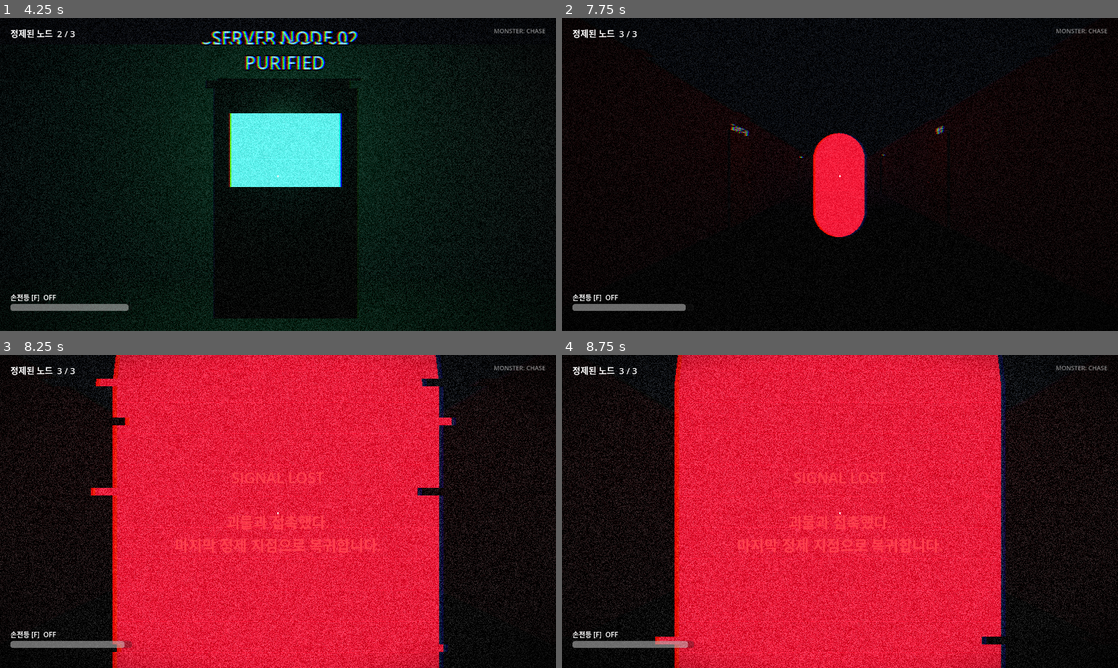
Above: before the commit, frames 1-4 (two rows, left to right).
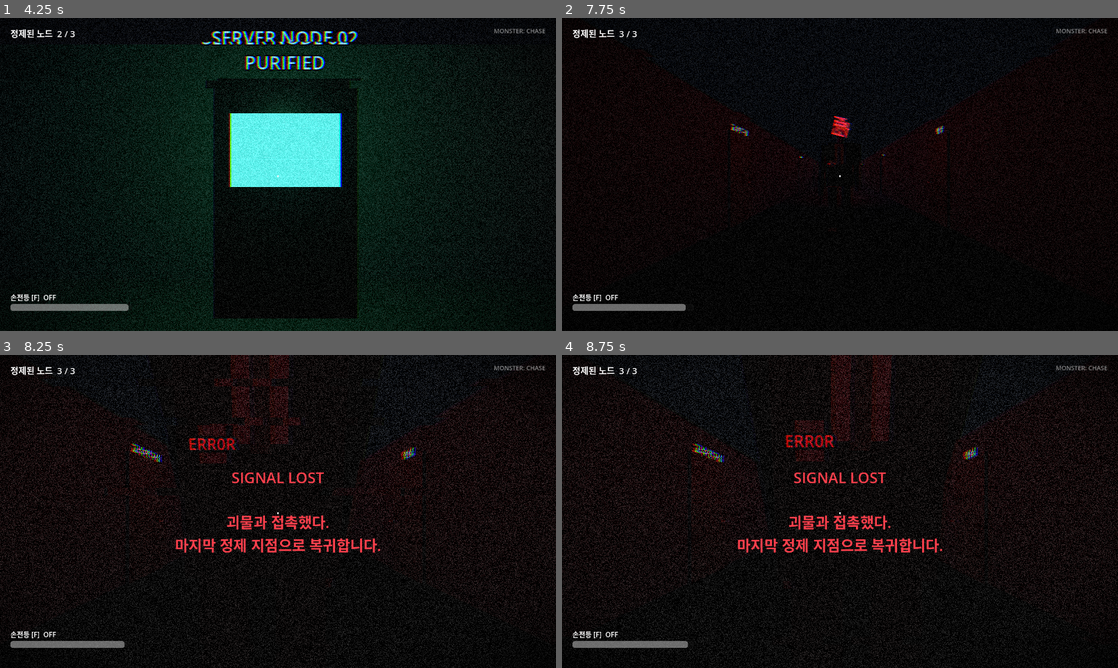
Above: after the commit, the same moments.

Repository: jhyeun1020/opensource-team6-datanoise
Game: Godot game, scene res://scenes/smoke_test.tscn
The game is run twice, just before and just after one commit, with the same random seed, the same clock (stepped at 60 frames per second) and the same inputs. This scene is started directly instead of the project's main scene.
Inputs (mouse positions are in pixels of both pictures, inside the frame that each line leads up to):
- Up to frame 1 (4.25 s): move the mouse to (272, 180) at 0.52 s; hold 0 (bit_0) 0.53-1.28 s; hold W (move_forward) 0.53-2.78 s; move the mouse to (316, 177) at 1.27 s; tap 1 (bit_1) at 1.35 s; move the mouse to (233, 171) at 2.02 s; hold F (flashlight) 2.03-2.78 s; move the mouse to (305, 174) at 2.77 s; hold A (move_left) 2.78-3.53 s; tap E (interact) at 2.85 s; click (305, 174) at 2.92 s; move the mouse to (194, 96) at 3.52 s; hold S (move_back) from 3.53 s (still down); hold Shift (sprint) from 3.53 s (still down)
- Up to frame 2 (7.75 s): move the mouse to (867, 174) at 4.27 s; release S (move_back) at 4.28 s; release Shift (sprint) at 4.28 s; hold W (move_forward) 4.28-5.78 s; tap 0 (bit_0) at 4.35 s; tap Enter at 5 s; move the mouse to (728, 190) at 5.02 s; hold 1 (bit_1) 5.03-5.78 s; click (728, 190) at 5.17 s; tap R (restart) at 5.75, 7.25 s; move the mouse to (851, 168) at 5.77 s; hold D (move_right) 5.78-6.53 s; tap F (flashlight) at 5.85 s; move the mouse to (834, 180) at 6.52 s; hold E (interact) 6.53-7.28 s; hold W (move_forward) from 6.53 s (still down); move the mouse to (878, 177) at 7.27 s; tap Shift (sprint) at 7.35 s
- Up to frame 3 (8.25 s): keep holding W (move_forward); move the mouse to (233, 508) at 8.02 s; hold 0 (bit_0) from 8.03 s (still down)
- Up to frame 4 (8.75 s): keep holding W (move_forward); keep holding 0 (bit_0)

Frame 1 is identical in both runs. In frame 2, 3.1% of the frame differs, in the area x 45-55%, y 31-70%; in frame 3, 59%; in frame 4, 59%, in the area x 16-80%, y 0-100%.

Commit message:
괴물 모습을 글리치 교수 모델로 교체
- monster_model.gd: 정장 차림의 마른 실루엣(긴 팔, 꺾인 고개, ERR0R 출입증)을 기본 도형으로 생성. 특정 인물을 본뜨지 않은 원본 디자인, 외부 에셋 없음
- glitch_face.gdshader: 얼굴 자리를 깨진 화면 노이즈로 채우고 가로 띠로 찢어지게 함
- 상태 색은 얼굴 노이즈 색으로 표시. CHASE는 팔을 앞으로 뻗고, FROZEN은 자세가 굳고 더 심하게 찢어짐
- 걷기 동작(다리·팔 흔들기)과 글리치 순간 흔들림
- 스모크 테스트 3회 연속 71항목 PASS

Co-Authored-By: Claude Opus 5.5 <noreply@anthropic.com>

Diff:
--- a/scenes/monster.tscn
+++ b/scenes/monster.tscn
@@ -1,20 +1,11 @@
-[gd_scene load_steps=5 format=3]
+[gd_scene load_steps=4 format=3]
 
 [ext_resource type="Script" path="res://scripts/monster.gd" id="1_monster"]
+[ext_resource type="Script" path="res://scripts/monster_model.gd" id="2_model"]
 
 [sub_resource type="CapsuleShape3D" id="CapsuleShape3D_body"]
 radius = 0.5
 height = 2.0
-
-[sub_resource type="CapsuleMesh" id="CapsuleMesh_body"]
-radius = 0.5
-height = 2.0
-
-[sub_resource type="StandardMaterial3D" id="StandardMaterial3D_body"]
-albedo_color = Color(0.05, 0.05, 0.06, 1)
-emission_enabled = true
-emission = Color(0.9, 0.1, 0.2, 1)
-emission_energy_multiplier = 1.5
 
 [node name="Monster" type="CharacterBody3D"]
 script = ExtResource("1_monster")
@@ -23,10 +14,8 @@
 transform = Transform3D(1, 0, 0, 0, 1, 0, 0, 0, 1, 0, 1, 0)
 shape = SubResource("CapsuleShape3D_body")
 
-[node name="MeshInstance3D" type="MeshInstance3D" parent="."]
-transform = Transform3D(1, 0, 0, 0, 1, 0, 0, 0, 1, 0, 1, 0)
-mesh = SubResource("CapsuleMesh_body")
-surface_material_override/0 = SubResource("StandardMaterial3D_body")
+[node name="Model" type="Node3D" parent="."]
+script = ExtResource("2_model")
 
 [node name="NavigationAgent3D" type="NavigationAgent3D" parent="."]
 path_desired_distance = 0.6
--- a/scripts/monster.gd
+++ b/scripts/monster.gd
@@ -1,5 +1,5 @@
 extends CharacterBody3D
-## 글리치 괴물 (담당 B)
+## 글리치 괴물 (담당 B). 모습은 글리치 교수 모델(monster_model.gd)
 ##
 ## 기획안 규칙(4p, 7p):
 ##   - 터미널 정제 중 발생한 소음을 듣고 일정 거리까지 접근한다.
@@ -30,12 +30,11 @@
 @export var activate_after_nodes := 1    # 이 개수 이상 정제되면 활성화
 
 @onready var agent: NavigationAgent3D = $NavigationAgent3D
-@onready var mesh: MeshInstance3D = $MeshInstance3D
+@onready var model: Node3D = $Model
 
 var state: State = State.DORMANT
 var spawn_position: Vector3
 
-var _mat: StandardMaterial3D
 var _last_known := Vector3.ZERO
 var _since_seen := 999.0
 var _idle_timer := 0.0
@@ -52,10 +51,6 @@
 
 func _ready() -> void:
 	spawn_position = global_position
-	# 머티리얼을 인스턴스별로 복제해서 상태 색을 바꿔도 다른 노드에 영향이 없게 한다.
-	_mat = mesh.get_surface_override_material(0).duplicate()
-	mesh.set_surface_override_material(0, _mat)
-
 	GameManager.register_monster(self)
 	GameManager.noise_emitted.connect(_on_noise)
 	GameManager.node_purified.connect(_on_node_purified)
@@ -225,7 +220,7 @@
 
 func _apply_state_visuals() -> void:
 	visible = state != State.DORMANT
+	# 얼굴 노이즈 색 = 상태 색. 빛에 굳거나 추격할 때 더 심하게 찢어진다.
 	var c: Color = STATE_COLORS[state]
-	_mat.albedo_color = c * 0.2
-	_mat.emission = c
-	_mat.emission_energy_multiplier = 2.5 if state == State.CHASE else 1.2
+	var glitch := {State.IDLE: 0.25, State.INVESTIGATE: 0.45, State.CHASE: 0.8, State.FROZEN: 1.0}.get(state, 0.2) as float
+	model.set_state_look(c, glitch, state == State.FROZEN, state == State.CHASE)
--- /dev/null
+++ b/scripts/monster_model.gd
@@ -0,0 +1,163 @@
+@tool
+extends Node3D
+## 글리치 교수 모델 (담당 D ↔ B)
+## 정장 차림의 마른 사람 실루엣. 팔이 지나치게 길고 고개가 꺾여 있으며,
+## 얼굴 자리는 깨진 화면 노이즈(shaders/glitch_face.gdshader)로 일렁인다.
+## 특정 인물을 본뜨지 않은 원본 디자인이다. 기본 도형만으로 코드에서 만든다(외부 에셋 없음).
+##
+## 괴물(monster.gd)이 set_state_look() 으로 상태 색과 글리치 강도를 넘겨준다.
+## 걷는 동작은 부모(CharacterBody3D)의 속도를 보고 다리·팔을 흔든다.
+
+const FaceShader := preload("res://shaders/glitch_face.gdshader")
+
+var _suit: StandardMaterial3D
+var _shirt: StandardMaterial3D
+var _tie: StandardMaterial3D
+var _skin: StandardMaterial3D
+var _face: ShaderMaterial
+
+var _hips: Array[Node3D] = []      # 다리 회전축 (왼, 오)
+var _shoulders: Array[Node3D] = [] # 팔 회전축 (왼, 오)
+var _head_pivot: Node3D
+var _body: Node3D                   # 몸 전체 (글리치 순간이동 흔들림용)
+
+var _phase := 0.0
+var _jitter_t := 0.0
+var _frozen := false
+var _chasing := false
+
+
+func _ready() -> void:
+	for c in get_children():
+		c.free()
+	_make_materials()
+	_build()
+
+
+func _make_materials() -> void:
+	_suit = StandardMaterial3D.new()
+	_suit.albedo_color = Color(0.07, 0.07, 0.08)
+	_suit.roughness = 0.85
+	_shirt = StandardMaterial3D.new()
+	_shirt.albedo_color = Color(0.55, 0.55, 0.52)
+	_shirt.roughness = 0.9
+	_tie = StandardMaterial3D.new()
+	_tie.albedo_color = Color(0.25, 0.03, 0.05)
+	_skin = StandardMaterial3D.new()
+	_skin.albedo_color = Color(0.42, 0.4, 0.38)
+	_skin.roughness = 0.7
+	_face = ShaderMaterial.new()
+	_face.shader = FaceShader
+	_face.set_shader_parameter("glow_color", Color(0.5, 0.1, 0.6))
+	_face.set_shader_parameter("glitch", 0.3)
+
+
+func _part(parent: Node3D, size: Vector3, pos: Vector3, mat: Material) -> MeshInstance3D:
+	var mi := MeshInstance3D.new()
+	var box := BoxMesh.new()
+	box.size = size
+	mi.mesh = box
+	mi.material_override = mat
+	mi.position = pos
+	parent.add_child(mi)
+	return mi
+
+
+func _pivot(parent: Node3D, pos: Vector3) -> Node3D:
+	var p := Node3D.new()
+	p.position = pos
+	parent.add_child(p)
+	return p
+
+
+## 앞쪽 = -Z (monster.gd 의 look_at 방향). 발바닥 = y 0. 키 약 2.15m.
+func _build() -> void:
+	_body = _pivot(self, Vector3.ZERO)
+
+	# 다리 (엉덩이 회전축 y 1.0)
+	for side in [-1.0, 1.0]:
+		var hip := _pivot(_body, Vector3(0.13 * side, 1.0, 0.0))
+		_part(hip, Vector3(0.17, 0.95, 0.19), Vector3(0, -0.475, 0), _suit)      # 바지
+		_part(hip, Vector3(0.16, 0.08, 0.3), Vector3(0, -0.96, -0.05), _suit)    # 구두
+		_hips.append(hip)
+
+	# 몸통: 앞으로 살짝 굽은 상체
+	var torso := _pivot(_body, Vector3(0, 1.0, 0))
+	torso.rotation.x = deg_to_rad(-8.0)
+	_part(torso, Vector3(0.5, 0.8, 0.26), Vector3(0, 0.4, 0), _suit)            # 재킷
+	_part(torso, Vector3(0.16, 0.36, 0.02), Vector3(0, 0.6, -0.135), _shirt)    # 셔츠 깃
+	_part(torso, Vector3(0.055, 0.34, 0.025), Vector3(0, 0.56, -0.15), _tie)    # 넥타이
+	# 목에 건 출입증: 이름 대신 오류 문구
+	var badge := _part(torso, Vector3(0.08, 0.11, 0.01), Vector3(0.14, 0.42, -0.14), _shirt)
+	var err := Label3D.new()
+	err.text = "ERR0R"
+	err.font_size = 18
+	err.pixel_size = 0.0025
+	err.modulate = Color(0.9, 0.1, 0.15)
+	err.position = Vector3(0, 0, -0.008)
+	err.rotation.y = PI
+	badge.add_child(err)
+
+	# 팔: 어깨 회전축에서 무릎 아래까지 늘어지는 지나치게 긴 팔
+	for side in [-1.0, 1.0]:
+		var sh := _pivot(torso, Vector3(0.31 * side, 0.74, 0.0))
+		sh.rotation.z = deg_to_rad(4.0 * side)
+		_part(sh, Vector3(0.12, 1.05, 0.13), Vector3(0, -0.525, 0), _suit)      # 소매
+		_part(sh, Vector3(0.09, 0.08, 0.1), Vector3(0, -1.09, 0), _skin)        # 손등
+		for f in 3:                                                              # 길쭉한 손가락
+			_part(sh, Vector3(0.022, 0.2, 0.022), Vector3((f - 1) * 0.028, -1.23, -0.01), _skin)
+		_shoulders.append(sh)
+
+	# 목과 머리: 옆으로 꺾인 고개, 얼굴은 노이즈
+	_part(torso, Vector3(0.1, 0.14, 0.1), Vector3(0, 0.86, -0.02), _skin)
+	_head_pivot = _pivot(torso, Vector3(0, 0.93, -0.03))
+	_head_pivot.rotation.z = deg_to_rad(14.0)
+	var head := MeshInstance3D.new()
+	var hb := BoxMesh.new()
+	hb.size = Vector3(0.24, 0.3, 0.26)
+	hb.subdivide_width = 6
+	hb.subdivide_height = 14
+	hb.subdivide_depth = 6
+	head.mesh = hb
+	head.material_override = _face
+	head.position = Vector3(0, 0.15, 0)
+	_head_pivot.add_child(head)
+
+
+## 괴물 상태에 따른 모습. color = 상태 색, glitch = 찢어짐 정도.
+func set_state_look(color: Color, glitch: float, frozen: bool, chasing: bool) -> void:
+	_frozen = frozen
+	_chasing = chasing
+	if _face:
+		_face.set_shader_parameter("glow_color", color)
+		_face.set_shader_parameter("glitch", glitch)
+
+
+func _process(delta: float) -> void:
+	if Engine.is_editor_hint() or _body == null:
+		return
+	var parent := get_parent() as CharacterBody3D
+	var speed := 0.0
+	if parent:
+		speed = Vector2(parent.velocity.x, parent.velocity.z).length()
+
+	# 걷기: 다리·팔을 엇갈려 흔든다. 빛에 굳으면 그 자세로 멈춘다.
+	if not _frozen:
+		_phase += delta * speed * 2.4
+		var amount := clampf(speed / 3.0, 0.0, 1.0)
+		var swing := sin(_phase) * 0.55 * amount
+		_hips[0].rotation.x = swing
+		_hips[1].rotation.x = -swing
+		var reach := -0.5 if _chasing else -0.12   # 추격 중엔 팔을 앞으로 뻗는다
+		_shoulders[0].rotation.x = reach - swing * 0.5
+		_shoulders[1].rotation.x = reach + swing * 0.5
+
+	# 글리치 순간이동 흔들림: 가끔 몸이 몇 cm 튀었다가 돌아온다 (빛에 굳었을 때 더 자주)
+	_jitter_t -= delta
+	if _jitter_t <= 0.0:
+		var strong := _frozen or _chasing
+		_body.position = Vector3(randf_range(-1, 1), 0, randf_range(-1, 1)) * (0.07 if strong else 0.03)
+		_head_pivot.rotation.y = randf_range(-0.4, 0.4) if strong else 0.0
+		_jitter_t = randf_range(0.04, 0.12) if strong else randf_range(0.2, 0.6)
+	elif _jitter_t < 0.03:
+		_body.position = Vector3.ZERO
--- /dev/null
+++ b/shaders/glitch_face.gdshader
@@ -0,0 +1,39 @@
+shader_type spatial;
+// 글리치 교수 머리: 얼굴 자리가 깨진 화면 노이즈로 일렁인다 (담당 D)
+// glow_color = 괴물 상태 색, glitch = 0(잔잔) ~ 1(심하게 찢어짐)
+render_mode unshaded, cull_disabled;
+
+uniform vec4 glow_color : source_color = vec4(0.5, 0.1, 0.6, 1.0);
+uniform float glitch : hint_range(0.0, 1.0) = 0.3;
+
+float hash(vec2 p) {
+	return fract(sin(dot(p, vec2(127.1, 311.7))) * 43758.5453);
+}
+
+void vertex() {
+	// 가로 띠 단위로 머리를 옆으로 밀어서 화면이 찢어지는 느낌
+	float tick = floor(TIME * 12.0);
+	float band = floor(VERTEX.y * 18.0);
+	float r = hash(vec2(band, tick));
+	float tear = step(1.0 - glitch * 0.45, r);
+	VERTEX.x += (r - 0.5) * 0.3 * tear;
+	VERTEX.z += (hash(vec2(band, tick + 7.0)) - 0.5) * 0.1 * tear;
+}
+
+void fragment() {
+	float tick = floor(TIME * 15.0);
+	// 큼직한 블록 노이즈 (TV 지지직)
+	vec2 cell = floor(UV * vec2(12.0, 16.0));
+	float n = hash(cell + vec2(tick, tick * 0.37));
+	// 주사선
+	float scan = 0.55 + 0.45 * sin(UV.y * 140.0 + TIME * 35.0);
+	// 가끔 번쩍이는 가로 띠
+	float band_n = hash(vec2(floor(UV.y * 22.0), tick));
+	float flash = step(0.9 - glitch * 0.25, band_n);
+	// 색 번짐: 채널마다 다른 노이즈
+	float nr = hash(cell + vec2(tick + 1.0, 3.0));
+	float nb = hash(cell + vec2(tick + 2.0, 5.0));
+	vec3 stat = vec3(nr, n, nb) * 0.28 * scan;
+	vec3 col = stat + glow_color.rgb * (0.25 + 0.5 * n + flash * (1.2 + glitch));
+	ALBEDO = col;
+}
Binary file added: docs/screenshots/monster_frozen.png
Binary file added: docs/screenshots/monster_glitch_professor.png
